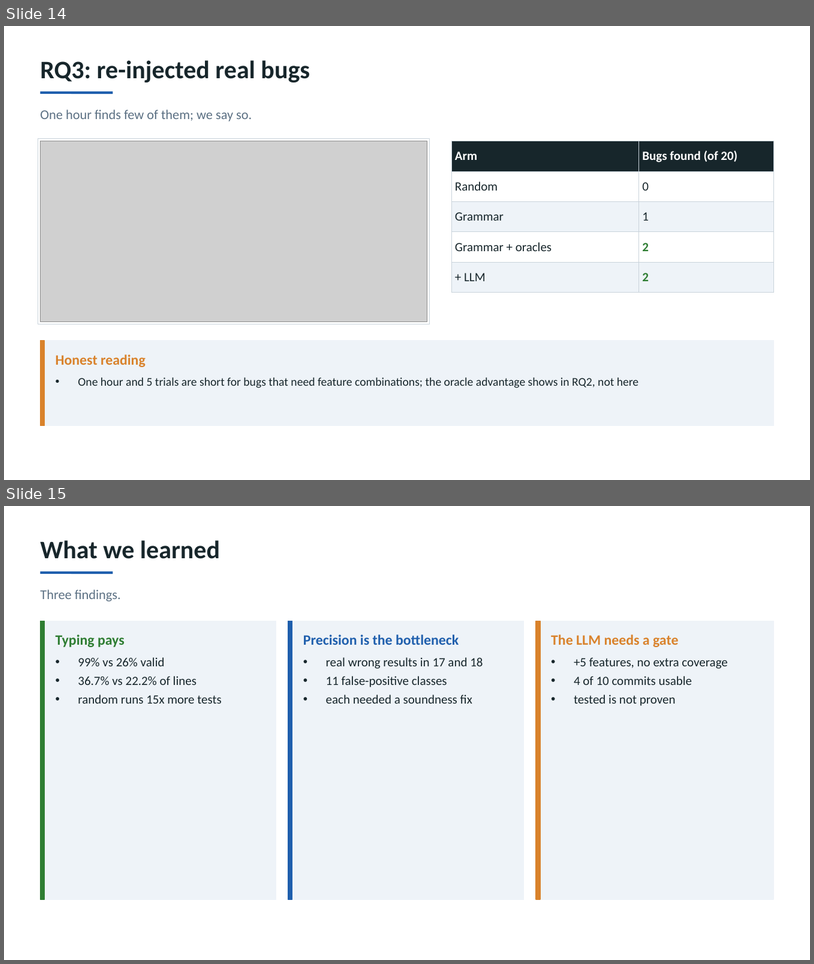
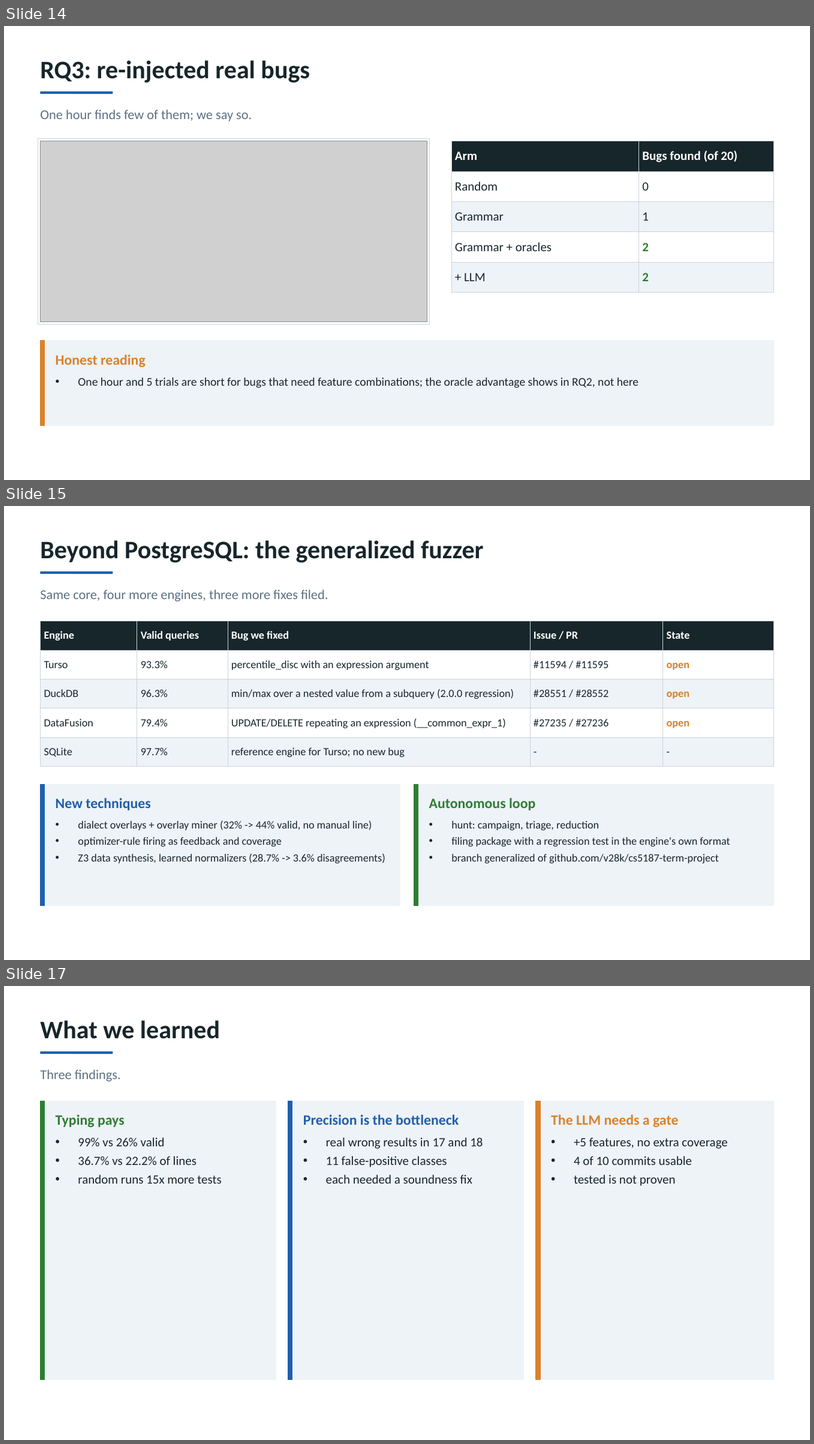
Before and after one commit to v28k/cs5187-term-project, a slide deck: docs/final/final_presentation.pptx. Shown one above the other, each under a label of ours: slides 14 and 15 before the commit, slides 14, 15 and 17 after it; the slides between them are not shown. The pictures are 814x964 and 814x1444 pixels, drawn with LibreOffice and Linux fonts; fonts in the diff are those of the drawing; grey boxes stand for pictures. Boxes give left, top, right and bottom in pixels: in the first picture for what was removed or moved away, otherwise in the second. Text is boxed around its words. In the diff, an @@ line names an element or a change of style, - is before the commit and + after.

Commit message:
Final presentation: generalized fuzzer and team contributions slides; course repository in README and paper

```diff
--- a/docs/final/final_presentation.pptx
+++ b/docs/final/final_presentation.pptx
@@ slide 15 added at box(4, 506, 810, 960), background #FFFFFF @@
@@ text added at box(40, 540, 483, 562), 30 pt, text #17262B, bold @@
+Beyond PostgreSQL: the generalized fuzzer
@@ line added from (40, 573) to (113, 573), #1F5FAD 3 pt @@
@@ text added at box(40, 589, 328, 601), 16 pt, text #5B7083 @@
+Same core, four more engines, three more fixes filed.
@@ table added at box(40, 621, 774, 759), 5 rows, 5 columns @@
+Engine | Valid queries | Bug we fixed | Issue / PR | State
+Turso | 93.3% | percentile_disc with an expression argument | #11594 / #11595 | open
+DuckDB | 96.3% | min/max over a nested value from a subquery (2.0.0 regression) | #28551 / #28552 | open
+DataFusion | 79.4% | UPDATE/DELETE repeating an expression (__common_expr_1) | #27235 / #27236 | open
+SQLite | 97.7% | reference engine for Turso; no new bug | - | -
@@ rectangle added at box(40, 784, 400, 905), fill #EEF3F8, outline #EEF3F8 1 pt @@
@@ rectangle added at box(40, 784, 45, 905), fill #1F5FAD, outline #1F5FAD 1 pt @@
@@ rectangle added at box(414, 784, 774, 905), fill #EEF3F8, outline #EEF3F8 1 pt @@
@@ rectangle added at box(414, 784, 419, 905), fill #2E7D32, outline #2E7D32 1 pt @@
@@ text added at box(56, 798, 150, 810), 17 pt, text #1F5FAD, bold @@
+New techniques
@@ text added at box(429, 798, 536, 810), 17 pt, text #2E7D32, bold @@
+Autonomous loop
@@ text added at box(78, 820, 386, 863), 13 pt, text #17262B @@
+• dialect overlays + overlay miner (32% -> 44% valid, no manual line)
+• optimizer-rule firing as feedback and coverage
+• Z3 data synthesis, learned normalizers (28.7% -> 3.6% disagreements)
@@ text added at box(452, 820, 730, 863), 13 pt, text #17262B @@
+• hunt: campaign, triage, reduction
+• filing package with a regression test in the engine's own format
+• branch generalized of github.com/v28k/cs5187-term-project
@@ what was slide 15 is now slide 17 @@
```
Also in this commit, not shown: 1 slide changed, 1 other slide added, 5 other files.
